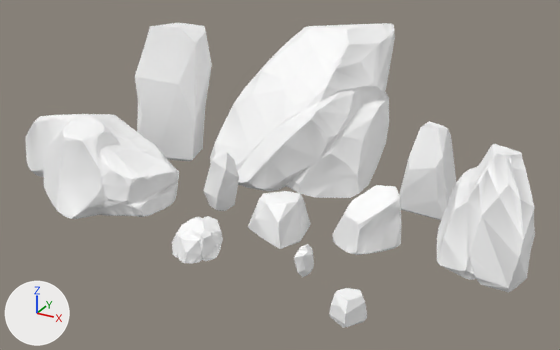
A saved change to the Blender file assets/models/free_pack_rocks_stylized.blend.
Both versions are drawn from a 50 mm camera at (3.71, -6.34, 3.54) aimed at (0.22, 0.01, 0.37). Arrows for +X, +Y and +Z are at lower left; the lights stay in place. The picture after the commit comes second.

The scene before the commit, as lines of its bpy script (objects in view):
```python
ob_sm_rocks_01 = bpy.data.objects.new('SM_Rocks_01', me_mesh)
ob_sm_rocks_01.parent = ob_rocks_stylized
ob_sm_rocks_01.location = (0.0, 0.0, 0.0)
ob_sm_rocks_02 = bpy.data.objects.new('SM_Rocks_02', me_mesh_001)
ob_sm_rocks_02.parent = ob_rocks_stylized
ob_sm_rocks_02.location = (0.0, 0.0, 0.0)
ob_sm_rocks_05 = bpy.data.objects.new('SM_Rocks_05', me_mesh_004)
ob_sm_rocks_05.parent = ob_rocks_stylized
ob_sm_rocks_05.location = (0.0, 0.0, 0.0)
ob_sm_rocks_06 = bpy.data.objects.new('SM_Rocks_06', me_mesh_005)
ob_sm_rocks_06.parent = ob_rocks_stylized
ob_sm_rocks_06.location = (0.0, 0.0, 0.0)
ob_sm_rocks_07 = bpy.data.objects.new('SM_Rocks_07', me_mesh_006)
ob_sm_rocks_07.parent = ob_rocks_stylized
ob_sm_rocks_07.location = (0.0, 0.0, 0.0)
ob_sm_rocks_08 = bpy.data.objects.new('SM_Rocks_08', me_mesh_007)
ob_sm_rocks_08.parent = ob_rocks_stylized
ob_sm_rocks_08.location = (0.0, 0.0, 0.0)
ob_sm_rocks_09 = bpy.data.objects.new('SM_Rocks_09', me_mesh_008)
ob_sm_rocks_09.parent = ob_rocks_stylized
ob_sm_rocks_09.location = (0.0, 0.0, 0.0)
ob_sm_rocks_10 = bpy.data.objects.new('SM_Rocks_10', me_mesh_009)
ob_sm_rocks_10.parent = ob_rocks_stylized
ob_sm_rocks_10.location = (0.0, 0.0, 0.0)
ob_sm_rocks_11 = bpy.data.objects.new('SM_Rocks_11', me_mesh_010)
ob_sm_rocks_11.parent = ob_rocks_stylized
ob_sm_rocks_11.location = (0.0, 0.0, 0.0)
# also in view: 'SM_Rocks_03' at (-1.7, -0.5, 0.44); 'SM_Rocks_04' at (0.02, 0.88, 0.85)
```
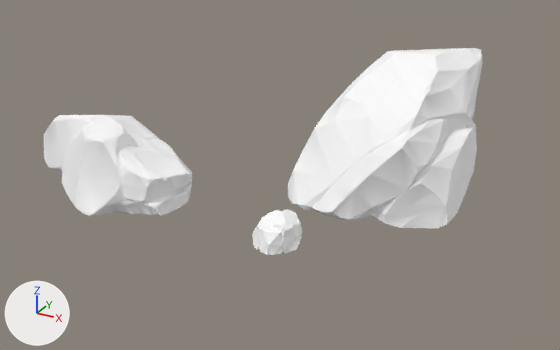
Diff of the bpy script that builds the scene:
```diff
--- a/assets/models/free_pack_rocks_stylized.blend.py
+++ b/assets/models/free_pack_rocks_stylized.blend.py
@@ me_mesh @@
 # used by ob_sm_rocks_01; parent = ob_rocks_stylized; location = (0.0, 0.0, 0.0)
-me_mesh.from_pydata(...)  # 108 vertices, 212 faces; spans x -18.8..26.4, y 0.0..32.5, z 71.5..123.1
+me_mesh.from_pydata(...)  # 108 vertices, 212 faces; spans x -22.1..23.2, y -2.6..29.9, z -25.4..26.2
+# me_mesh part 1: the whole mesh is moved by (-3.3, -2.6, -96.9)
 me_mesh.materials.append(mat_rocksstylized_m)
@@ me_mesh_002 @@
 # used by ob_sm_rocks_03; parent = ob_rocks_stylized; location = (0.413, 0.0, -20.88)
-me_mesh_002.from_pydata(...)  # 721 vertices, 1438 faces; spans x -279.0..-61.0, y 0.0..89.0, z -31.0..130.0
+me_mesh_002.from_pydata(...)  # 721 vertices, 1438 faces; spans x -121.0..97.0, y -12.0..76.0, z -85.0..76.0
+# me_mesh_002 part 2: the whole mesh is turned -1.8 degrees about the z axis through its middle, then moved by (158.0, -12.0, -54.0)
 me_mesh_002.materials.append(mat_rocksstylized_m)
@@ me_mesh_003 @@
 # used by ob_sm_rocks_04; parent = ob_rocks_stylized; location = (0.0, 0.0, 0.0)
-me_mesh_003.from_pydata(...)  # 302 vertices, 600 faces; spans x -92.0..98.0, y 0.0..170.0, z -188.0..-30.0
+me_mesh_003.from_pydata(...)  # 302 vertices, 600 faces; spans x -101.0..89.0, y -18.0..151.0, z -72.0..86.0
+# me_mesh_003 part 3: the whole mesh is moved by (-8.0, -18.0, 116.0)
 me_mesh_003.materials.append(mat_rocksstylized_m)
@@ ob_sm_rocks_01 @@
 ob_sm_rocks_01.parent = ob_rocks_stylized
-ob_sm_rocks_01.location = (0.0, 0.0, 0.0)
+ob_sm_rocks_01.location = (57.65, 0.0, 44.35)
@@ ob_sm_rocks_02 @@
-ob_sm_rocks_02 = bpy.data.objects.new('SM_Rocks_02', me_mesh_001)
-ob_sm_rocks_02.parent = ob_rocks_stylized
-ob_sm_rocks_02.location = (0.0, 0.0, 0.0)
@@ ob_sm_rocks_03 @@
 ob_sm_rocks_03.parent = ob_rocks_stylized
-ob_sm_rocks_03.location = (0.413, 0.0, -20.88)
+ob_sm_rocks_03.location = (-163.3, 0.0, 0.513)
@@ ob_sm_rocks_04 @@
 ob_sm_rocks_04.parent = ob_rocks_stylized
-ob_sm_rocks_04.location = (0.0, 0.0, 0.0)
+ob_sm_rocks_04.location = (101.5, -0.000022, -128.4)
@@ ob_sm_rocks_05 @@
-ob_sm_rocks_05 = bpy.data.objects.new('SM_Rocks_05', me_mesh_004)
-ob_sm_rocks_05.parent = ob_rocks_stylized
-ob_sm_rocks_05.location = (0.0, 0.0, 0.0)
@@ ob_sm_rocks_06 @@
-ob_sm_rocks_06 = bpy.data.objects.new('SM_Rocks_06', me_mesh_005)
-ob_sm_rocks_06.parent = ob_rocks_stylized
-ob_sm_rocks_06.location = (0.0, 0.0, 0.0)
@@ ob_sm_rocks_07 @@
-ob_sm_rocks_07 = bpy.data.objects.new('SM_Rocks_07', me_mesh_006)
-ob_sm_rocks_07.parent = ob_rocks_stylized
-ob_sm_rocks_07.location = (0.0, 0.0, 0.0)
@@ ob_sm_rocks_08 @@
-ob_sm_rocks_08 = bpy.data.objects.new('SM_Rocks_08', me_mesh_007)
-ob_sm_rocks_08.parent = ob_rocks_stylized
-ob_sm_rocks_08.location = (0.0, 0.0, 0.0)
@@ ob_sm_rocks_09 @@
-ob_sm_rocks_09 = bpy.data.objects.new('SM_Rocks_09', me_mesh_008)
-ob_sm_rocks_09.parent = ob_rocks_stylized
-ob_sm_rocks_09.location = (0.0, 0.0, 0.0)
@@ ob_sm_rocks_10 @@
-ob_sm_rocks_10 = bpy.data.objects.new('SM_Rocks_10', me_mesh_009)
-ob_sm_rocks_10.parent = ob_rocks_stylized
-ob_sm_rocks_10.location = (0.0, 0.0, 0.0)
@@ ob_sm_rocks_11 @@
-ob_sm_rocks_11 = bpy.data.objects.new('SM_Rocks_11', me_mesh_010)
-ob_sm_rocks_11.parent = ob_rocks_stylized
-ob_sm_rocks_11.location = (0.0, 0.0, 0.0)
```

Boxes [x1, y1, x2, y2] around the edits, measured in the pictures (560 x 350 px):
'SM_Rocks_04', moved
    before: [210, 23, 395, 198]
    after: [288, 48, 482, 228]
'SM_Rocks_03', moved, turned
    before: [26, 114, 179, 219]
    after: [44, 115, 192, 216]
'SM_Rocks_05', deleted
    before: [437, 144, 535, 292]
'SM_Rocks_09', deleted
    before: [135, 23, 212, 161]
'SM_Rocks_08', deleted
    before: [399, 121, 456, 220]
'SM_Rocks_01', moved
    before: [172, 216, 223, 264]
    after: [252, 209, 302, 255]
'SM_Rocks_02', deleted
    before: [332, 185, 401, 255]
'SM_Rocks_07', deleted
    before: [248, 191, 311, 249]
'SM_Rocks_11', deleted
    before: [203, 148, 239, 211]
'SM_Rocks_06', deleted
    before: [329, 288, 367, 328]
'SM_Rocks_10', deleted
    before: [294, 244, 314, 277]
